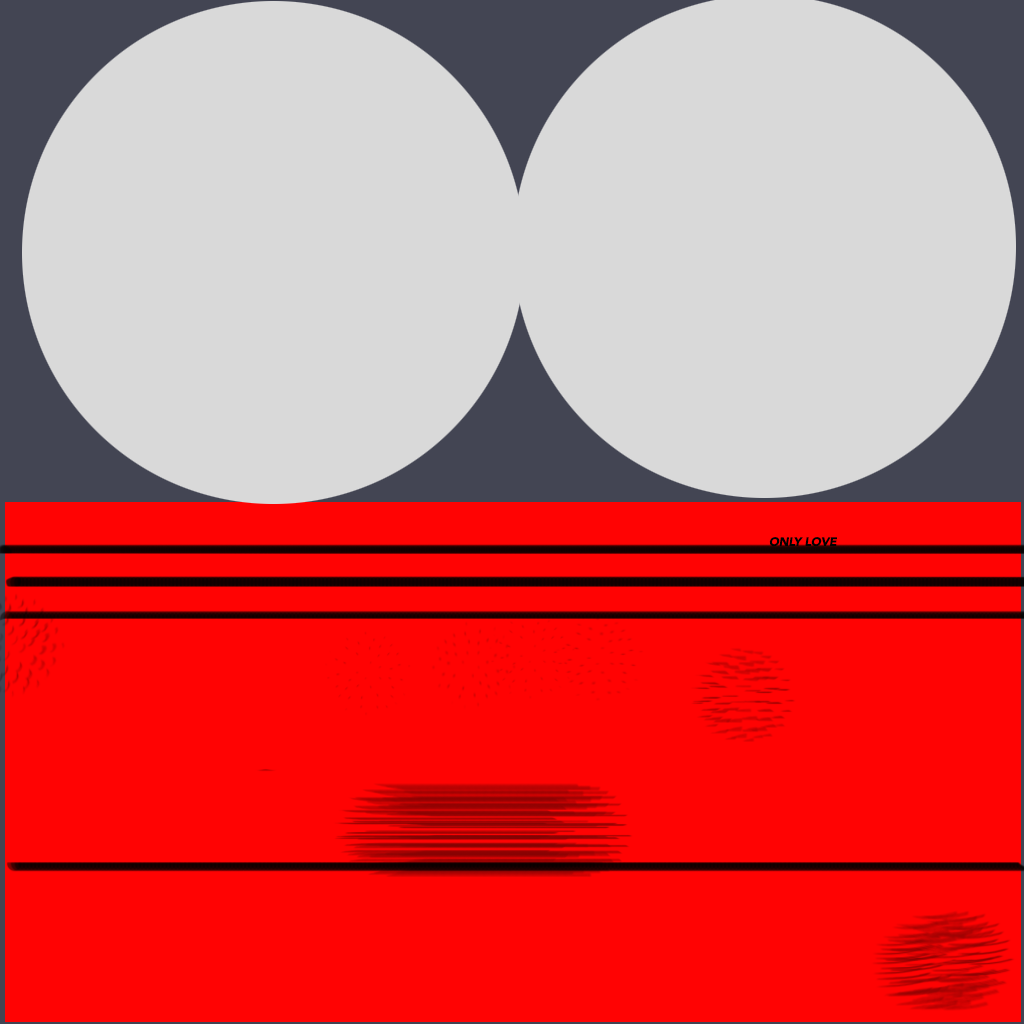
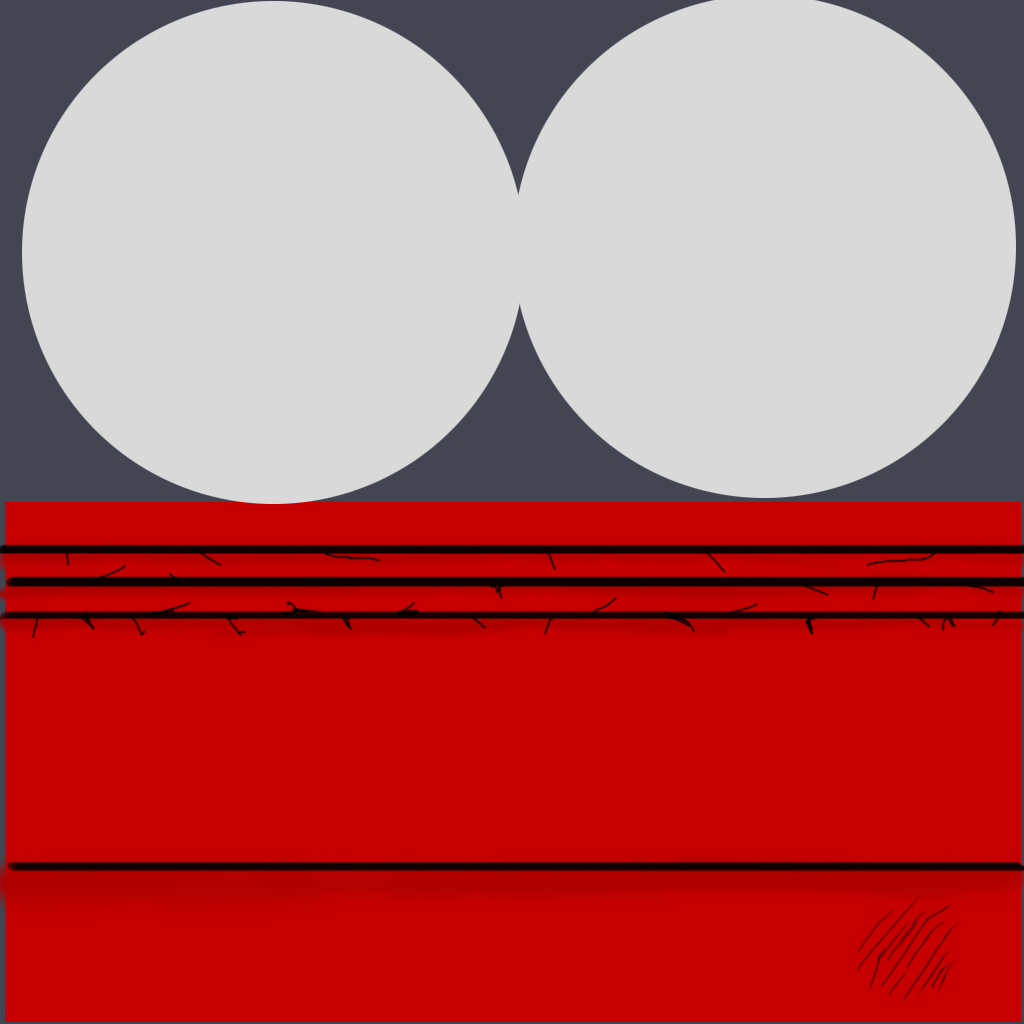
Comparing the layer stacks of the two 1024×1024 images. Changes:
removed layer "Layer 3" (was 51%) over [0, 592, 1016, 1011]
renamed "Layer 5" to "rims", moved it above "scratches" over [0, 543, 1024, 873]
added layer "scratches" above "ONLY LOVE" over [31, 548, 1002, 1004]
hid "ONLY LOVE" over [769, 537, 837, 547]
added group "inside" with 2 layers above "dark color2" over [22, 502, 1016, 504]
moved "Layer 2" into group "inside" over [22, 502, 525, 504]
added layer "base color2" above "base color" over [0, 533, 1024, 931]
renamed "Layer 1 copy" to "base color", painted on it over [5, 502, 1021, 1022]
